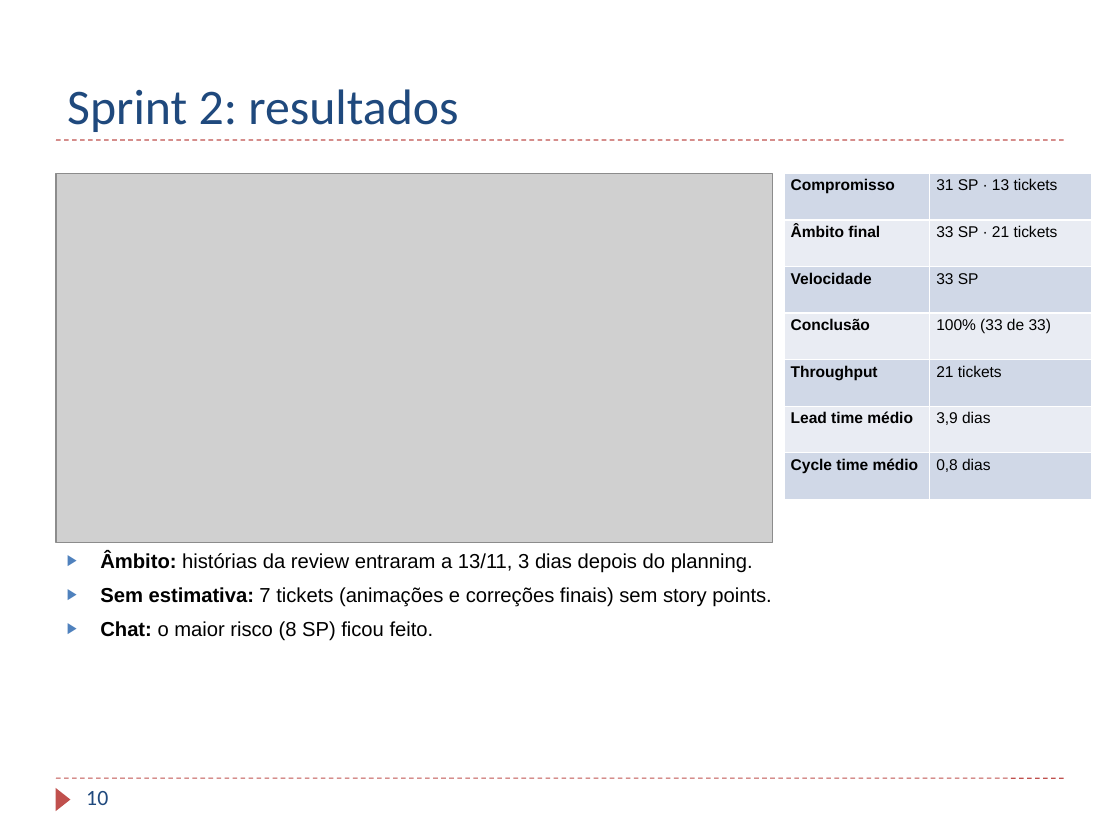
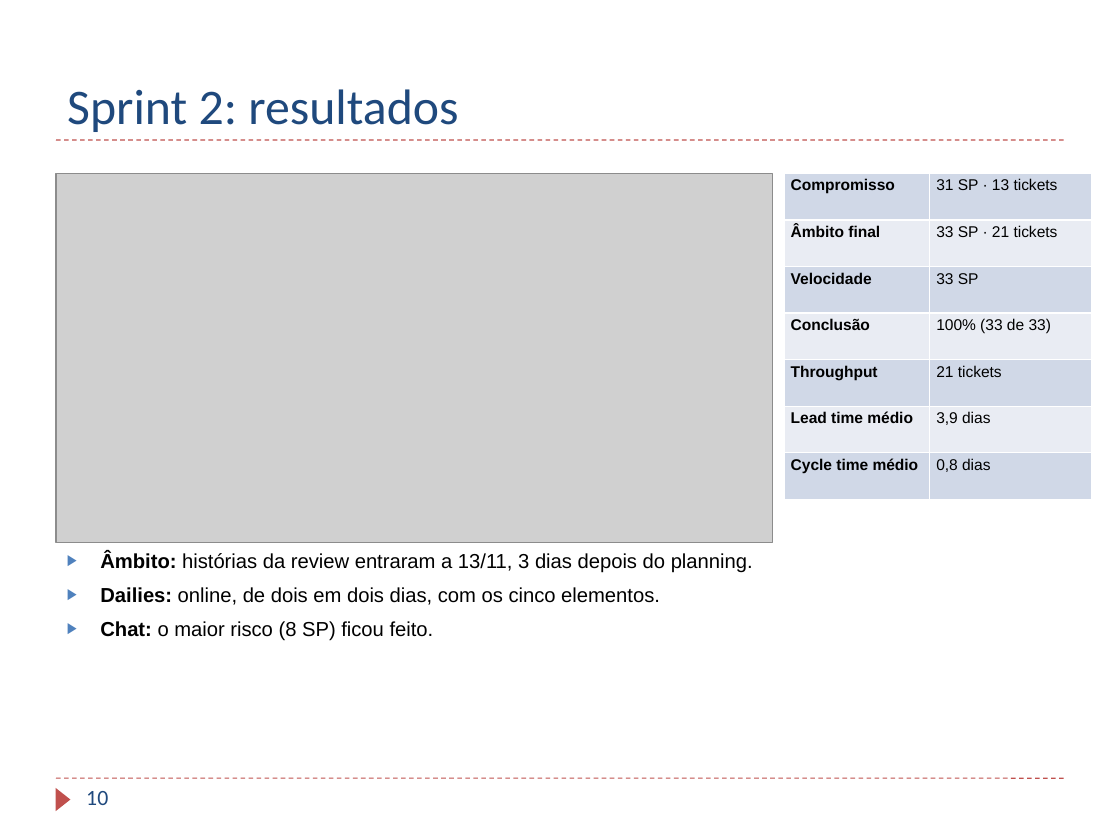
Before and after one commit to TaniaBmGuedes/MDS-TP4, a slide deck: slide 10 of entrega/07_Apresentacao_Final.pptx. Drawn at 1120x840 pixels with LibreOffice and Linux fonts; fonts in the diff are those of the drawing; grey boxes stand for pictures; background and template pictures are left out. Boxes give left, top, right and bottom in pixels: in the first picture for what was removed or moved away, otherwise in the second. Text is boxed around its words. In the diff, an @@ line names an element or a change of style, - is before the commit and + after.

Commit message:
Entrega: retrospetiva do Sprint 2 com as atas das dailies em vez da estimativa
- Atas, relatório e apresentação alinhados: a melhorar passa a ser a falta de ata escrita das dailies
- Tickets de acabamento sem estimativa descritos como decisão da equipa (secção 6.3)
- PDFs e zip regenerados

```diff
--- a/entrega/07_Apresentacao_Final.pptx
+++ b/entrega/07_Apresentacao_Final.pptx
@@ text at [100, 587, 660, 605]: text changed @@
-▶ Sem estimativa: 7 tickets (animações e correções finais) sem story points.
+▶ Dailies: online, de dois em dois dias, com os cinco elementos.
```
Also in this commit, not shown: 6 other files.
